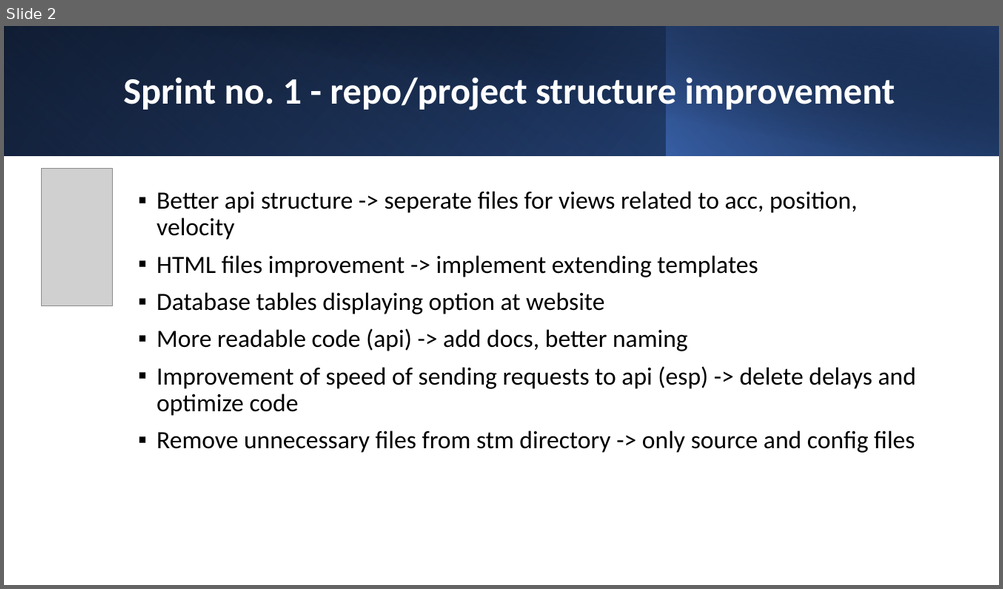
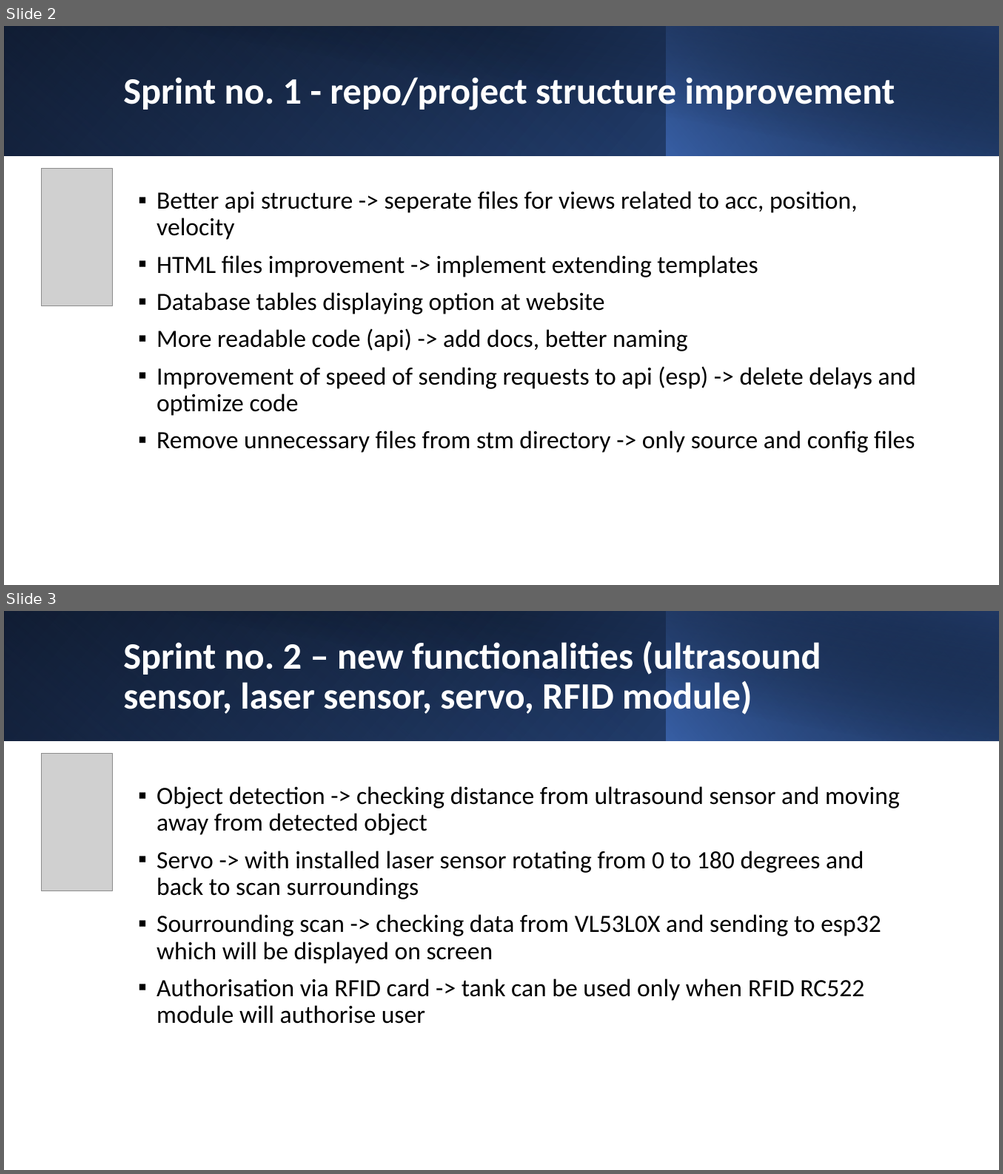
Before and after one commit to Michalek007/Self-Driving-Tank, a slide deck: Roadmap.pptx. Shown one above the other, each under a label of ours: slide 2 before the commit, slides 2 and 3 after it. The pictures are 1003x589 and 1003x1174 pixels, drawn with LibreOffice and Linux fonts; fonts in the diff are those of the drawing; grey boxes stand for pictures. Boxes give left, top, right and bottom in pixels: in the first picture for what was removed or moved away, otherwise in the second. Text is boxed around its words. In the diff, an @@ line names an element or a change of style, - is before the commit and + after.

```diff
--- a/Roadmap.pptx
+++ b/Roadmap.pptx
@@ slide 3 added at box(4, 611, 999, 1170), background #FFFFFF @@
@@ rectangle added at box(4, 611, 999, 741), fill gradient #000000 to #2F5597 @@
@@ rectangle added at box(4, 611, 666, 741), fill gradient #4472C4 to #203864 @@
@@ rectangle added at box(41, 611, 999, 741), fill gradient #000000 to #203864 @@
@@ rectangle added at box(666, 611, 999, 741), fill gradient #4472C4 to #000000 @@
@@ title added at box(123, 641, 820, 715), 36 pt, text #FFFFFF, bold @@
+Sprint no. 2 – new functionalities (ultrasound sensor, laser sensor, servo, RFID module)
@@ picture added at box(41, 754, 113, 891) @@
@@ text added at box(156, 786, 899, 1024), 24 pt, text #000000 @@
+▪ Object detection -> checking distance from ultrasound sensor and moving away from detected object
+▪ Servo -> with installed laser sensor rotating from 0 to 180 degrees and back to scan surroundings
+▪ Sourrounding scan -> checking data from VL53L0X and sending to esp32 which will be displayed on screen
+▪ Authorisation via RFID card -> tank can be used only when RFID RC522 module will authorise user
```
Also in this commit, not shown: 1 slide changed, 4 other files.
